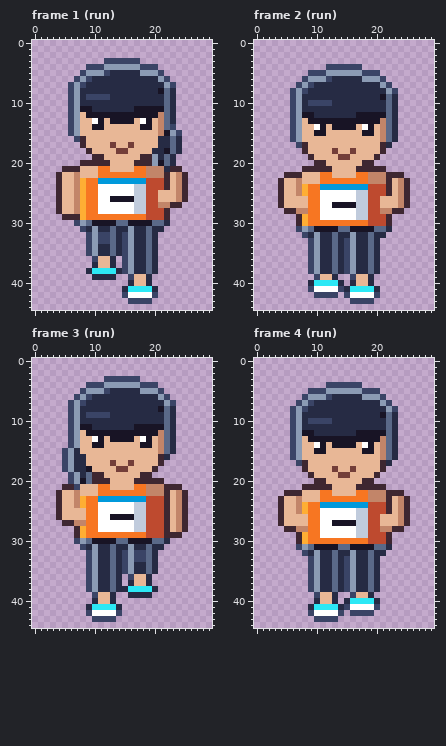
Edited in one commit: pixel-art file (art/depths/jogger@62.aseprite). The picture above is the old version.
30x45 pixels, 4 frames. Shown: frame 1 (run), frame 2 (run), frame 3 (run), frame 4 (run).
New version:
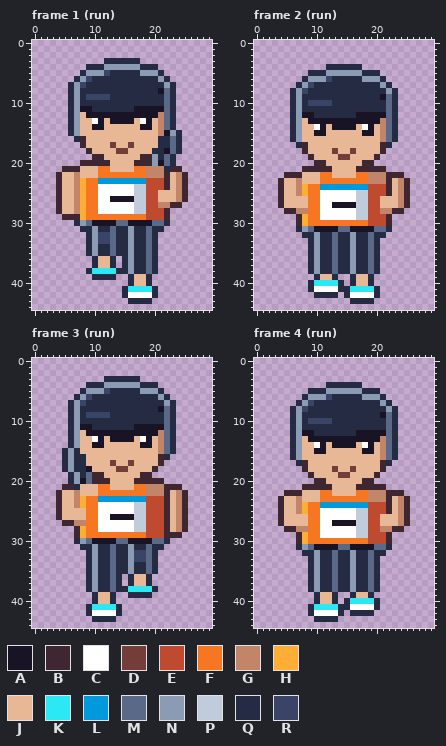
Palette (. is transparent): A #181425  B #3e2731  C #ffffff  D #733e39  E #be4a2f  F #f77622  G #c28569  H #feae34  J #e8b796  K #2ce8f5  L #0099db  M #5a6988  N #8b9bb4  P #c0cbdc  Q #262b44  R #3a4466
Change:
Frame 1 (run):
y 3: x 12..17 RRRRRR -> QQQQQQ
y 4: x 9..11 RRR -> QQQ; x 18..20 RRR -> QQQ
y 5: x 8 R -> Q; x 21 R -> Q
y 6: x 7 R -> Q; x 22 R -> Q
y 7: x 6 R -> Q; x 23 R -> Q
y 8..13: x 6 R -> Q
y 14: x 6 R -> Q; x 23 R -> Q
y 15: x 6 R -> Q; x 24 R -> Q
y 16: x 7 R -> Q
y 30: x 7 R -> Q
y 31: x 8 R -> Q
y 32..35: x 9 R -> Q; x 15 R -> Q
y 36: x 10 R -> Q; x 15 R -> Q
y 37..38: x 15 R -> Q
y 39: x 16 R -> Q
y 42: x 15 R -> Q; x 20 R -> Q
y 43: x 16..19 RRRR -> QQQQ
Frame 2 (run):
y 4: x 12..17 RRRRRR -> QQQQQQ
y 5: x 9..11 RRR -> QQQ; x 18..20 RRR -> QQQ
y 6: x 8 R -> Q; x 21 R -> Q
y 7: x 7 R -> Q; x 22 R -> Q
y 8: x 6 R -> Q; x 23 R -> Q
y 9..16: x 6 R -> Q
y 17: x 7 R -> Q
y 31: x 7 R -> Q
y 32: x 8 R -> Q
y 33..38: x 9 R -> Q; x 15 R -> Q
y 39: x 10 R -> Q; x 16 R -> Q
y 41: x 9 R -> Q; x 14 R -> Q
y 42: x 10..13 RRRR -> QQQQ; x 15 R -> Q; x 20 R -> Q
y 43: x 16..19 RRRR -> QQQQ
Frame 3 (run):
y 3: x 12..17 RRRRRR -> QQQQQQ
y 4: x 9..11 RRR -> QQQ; x 18..20 RRR -> QQQ
y 5: x 8 R -> Q; x 21 R -> Q
y 6: x 7 R -> Q; x 22 R -> Q
y 7: x 6 R -> Q; x 23 R -> Q
y 8..14: x 6 R -> Q
y 15..18: x 5 R -> Q
y 19..20: x 6 R -> Q
y 21: x 7 R -> Q
y 30: x 7 R -> Q
y 31: x 8 R -> Q
y 32..35: x 9 R -> Q; x 15 R -> Q
y 36: x 9 R -> Q; x 16 R -> Q
y 37..38: x 9 R -> Q
y 39: x 10 R -> Q
y 42: x 9 R -> Q; x 14 R -> Q
y 43: x 10..13 RRRR -> QQQQ
Frame 4 (run):
y 4: x 12..17 RRRRRR -> QQQQQQ
y 5: x 9..11 RRR -> QQQ; x 18..20 RRR -> QQQ
y 6: x 8 R -> Q; x 21 R -> Q
y 7: x 7 R -> Q; x 22 R -> Q
y 8: x 6 R -> Q; x 23 R -> Q
y 9..16: x 6 R -> Q
y 17: x 7 R -> Q
y 31: x 7 R -> Q
y 32: x 8 R -> Q
y 33..38: x 9 R -> Q; x 15 R -> Q
y 39: x 10 R -> Q; x 16 R -> Q
y 41: x 15 R -> Q; x 20 R -> Q
y 42: x 9 R -> Q; x 14 R -> Q; x 16..19 RRRR -> QQQQ
y 43: x 10..13 RRRR -> QQQQ
